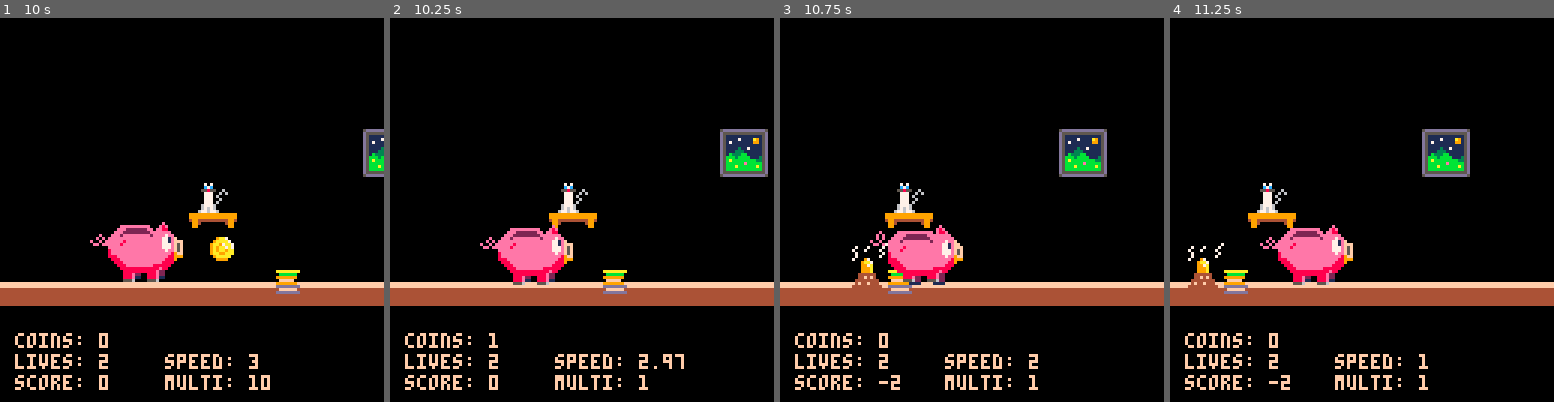
Above: before the commit, frames 1-4 (left to right).
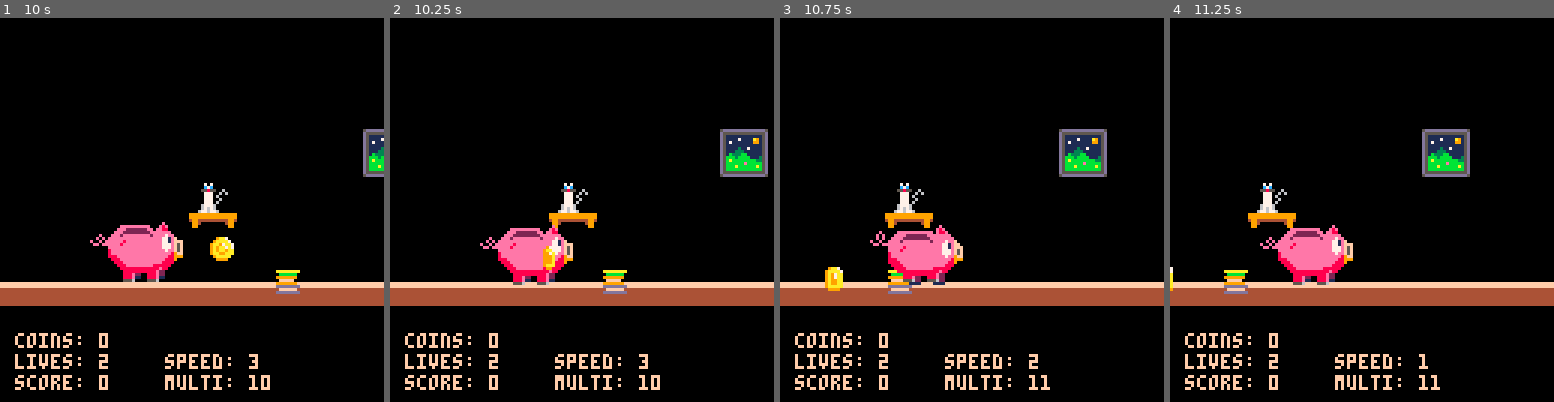
Above: after the commit, the same moments.

Repository: Houzvicka/ld44
Game: PICO-8 cartridge piggy.p8
Two runs of this game, one before a commit and one after it. Both use one fixed random seed, a clock stepped at 60 frames per second and the inputs below.
Inputs:
- Up to frame 1 (10 s): tap X (X key) at 0.33, 0.7, 1.43, 2.58, 3.1, 3.62, 4.13, 4.65, 5.17, 5.68, 6.2, 6.72, 7.23, 7.75, 8.27, 8.78, 9.3, 9.82 s; tap O (Z key) at 1.07, 1.8, 2.43, 3.07, 3.7, 4.33, 4.97, 5.6, 6.23, 6.87, 7.5, 8.13, 8.77, 9.4 s; hold Right 2.33-3.33 s; hold Right 3.38-4.22 s; hold Up 4.27-4.67 s; hold Right 4.72-5.72 s; hold Left 6.15-6.98 s; hold Right 7.03-8.03 s; hold Right 8.08-8.92 s; hold Up 8.97-9.37 s; hold Right from 9.42 s (still down)
- Up to frame 2 (10.25 s): keep holding Right; tap O (Z key) at 10.03 s
- Up to frame 3 (10.75 s): tap X (X key) at 10.33 s; release Right at 10.42 s; tap O (Z key) at 10.67 s
- Up to frame 4 (11.25 s): tap X (X key) at 10.85 s; hold Left from 10.85 s (still down)

Frame 1 is identical in both runs. In frame 2, 0.4% of the frame differs, in the area x 25-77%, y 59-97%; in frame 3, 0.9%, in the area x 11-71%, y 58-97%; in frame 4, 0.6%.

Commit message:
coin collecting fix;

Diff:
--- a/piggy.p8
+++ b/piggy.p8
@@ -276,9 +276,9 @@
 
 function check_collision(coin)
 
-	if(coin.x >=player.x-5 and coin.x <=player.x+24)
+	if(coin.x >=player.x-5 and coin.x <=player.x+20)
 	then
-		if(coin.y >= player.y and coin.y <=player.y+32)
+		if(coin.y > player.y and coin.y < player.y+5)
 		then
 		colect_coin(coin)
 		end
